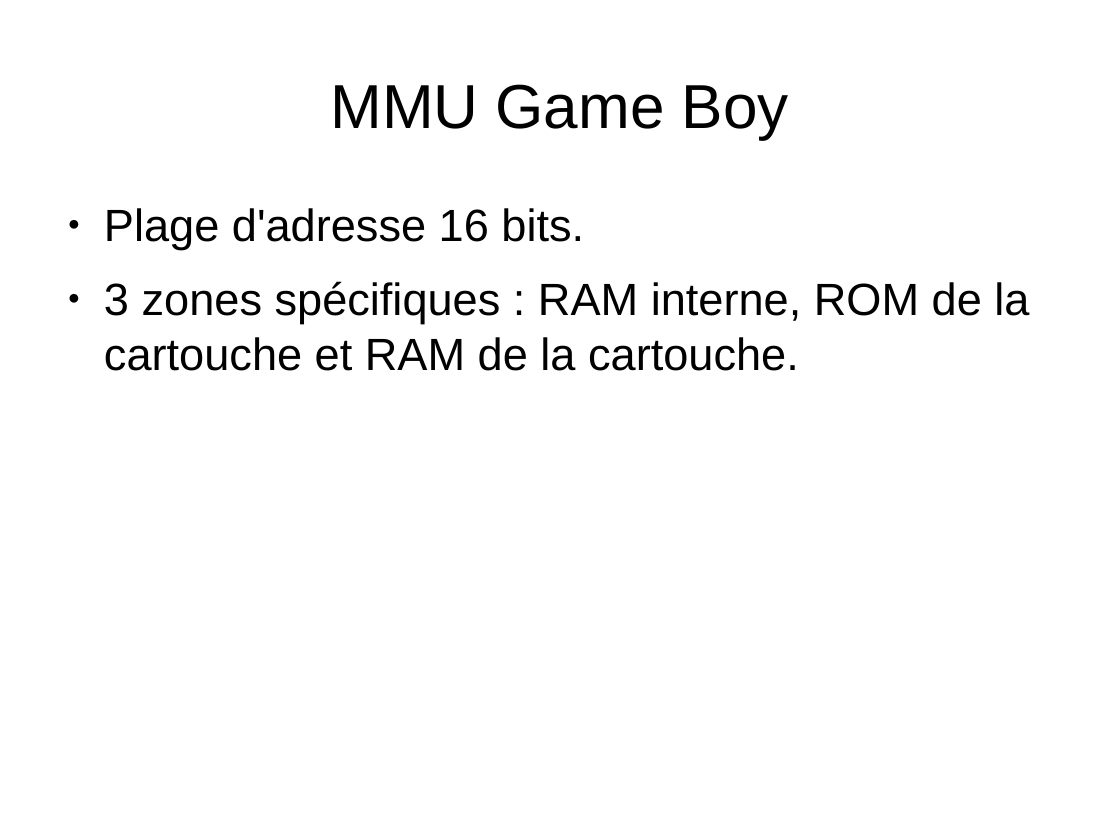
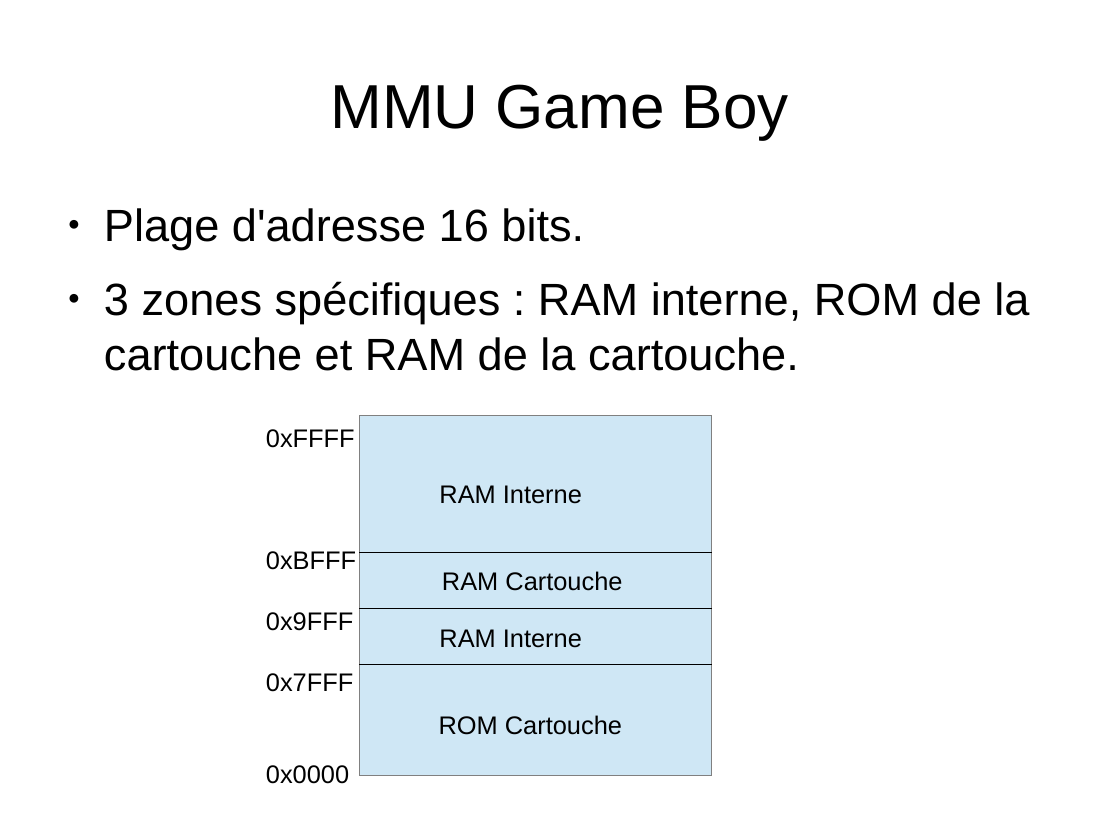
Before and after one commit to joakim-d/GroBoy, a slide deck: slide 16 of documents_TER/soutenance.odp. Drawn at 1120x840 pixels with LibreOffice and Linux fonts; fonts in the diff are those of the drawing. Boxes give left, top, right and bottom in pixels: in the first picture for what was removed or moved away, otherwise in the second. Text is boxed around its words. In the diff, an @@ line names an element or a change of style, - is before the commit and + after.

```diff
--- a/documents_TER/soutenance.odp
+++ b/documents_TER/soutenance.odp
@@ rectangle added at bbox=[360, 416, 711, 775], fill #CFE7F5, outline #808080 0 pt @@
@@ text added at bbox=[266, 429, 356, 784], 18 pt, text #000000 @@
+0xFFFF
+0xBFFF
+0x9FFF
+0x7FFF
+0x0000
@@ text added at bbox=[439, 485, 582, 504], 18 pt, text #000000 @@
+RAM Interne
@@ line added from (360, 552) to (712, 552), #000000 0 pt @@
@@ text added at bbox=[442, 571, 622, 591], 18 pt, text #000000 @@
+RAM Cartouche
@@ line added from (360, 608) to (712, 608), #000000 0 pt @@
@@ text added at bbox=[439, 629, 582, 648], 18 pt, text #000000 @@
+RAM Interne
@@ line added from (360, 665) to (712, 665), #000000 0 pt @@
@@ text added at bbox=[439, 715, 622, 735], 18 pt, text #000000 @@
+ROM Cartouche
```
Also in this commit, not shown: 2 other slides changed.
